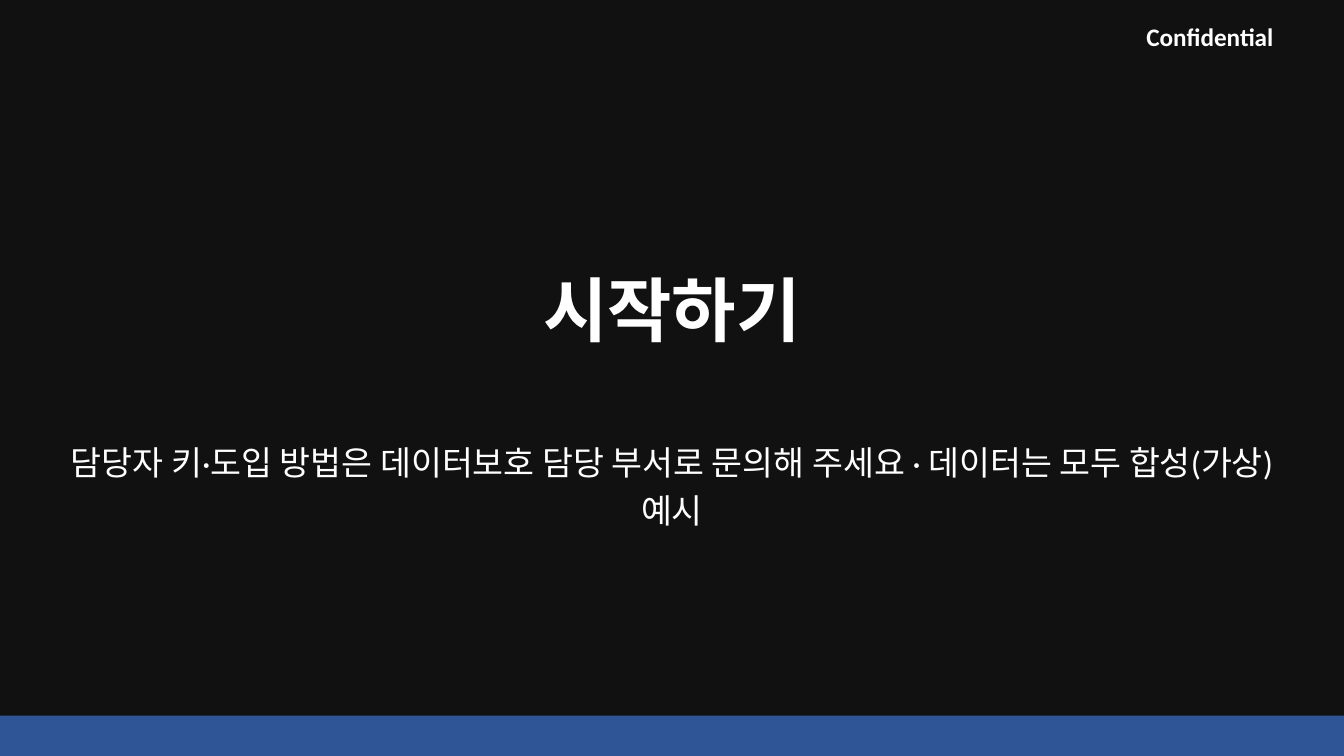
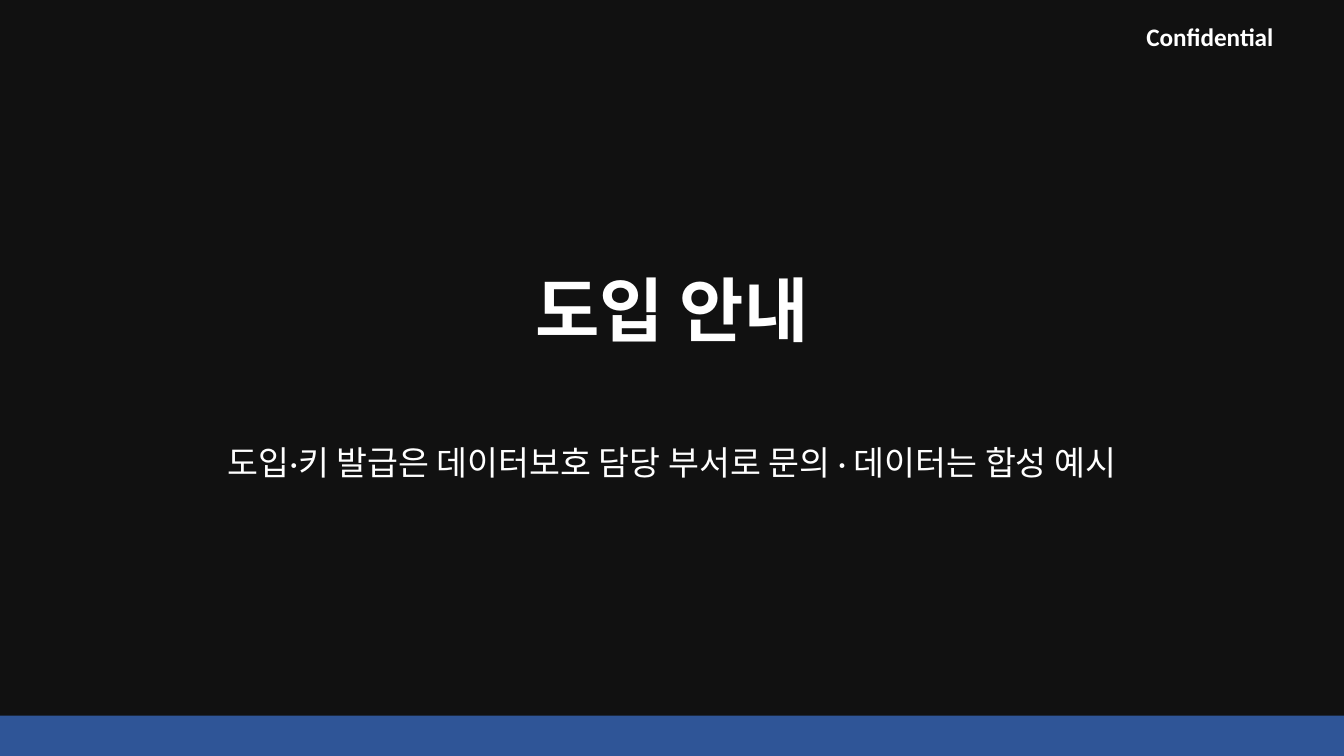
Before and after one commit to kos2001/pii-encryption-gateway, a slide deck: slide 5 of claudedocs/pii-gateway-hr-deck.pptx (slide 7 before the commit). Drawn at 1344x756 pixels with LibreOffice and Linux fonts; fonts in the diff are those of the drawing. Boxes give left, top, right and bottom in pixels: in the first picture for what was removed or moved away, otherwise in the second. Text is boxed around its words. In the diff, an @@ line names an element or a change of style, - is before the commit and + after.

```diff
--- a/claudedocs/pii-gateway-hr-deck.pptx
+++ b/claudedocs/pii-gateway-hr-deck.pptx
@@ text at bbox=[535, 277, 809, 342]: text changed @@
-시작하기
+도입 안내
@@ text at bbox=[228, 447, 1116, 478]: text changed @@
-담당자 키·도입 방법은 데이터보호 담당 부서로 문의해 주세요 · 데이터는 모두 합성(가상) 예시
+도입·키 발급은 데이터보호 담당 부서로 문의 · 데이터는 합성 예시
```
Also in this commit, not shown: 4 other slides changed, 2 slides removed, 1 other file.
